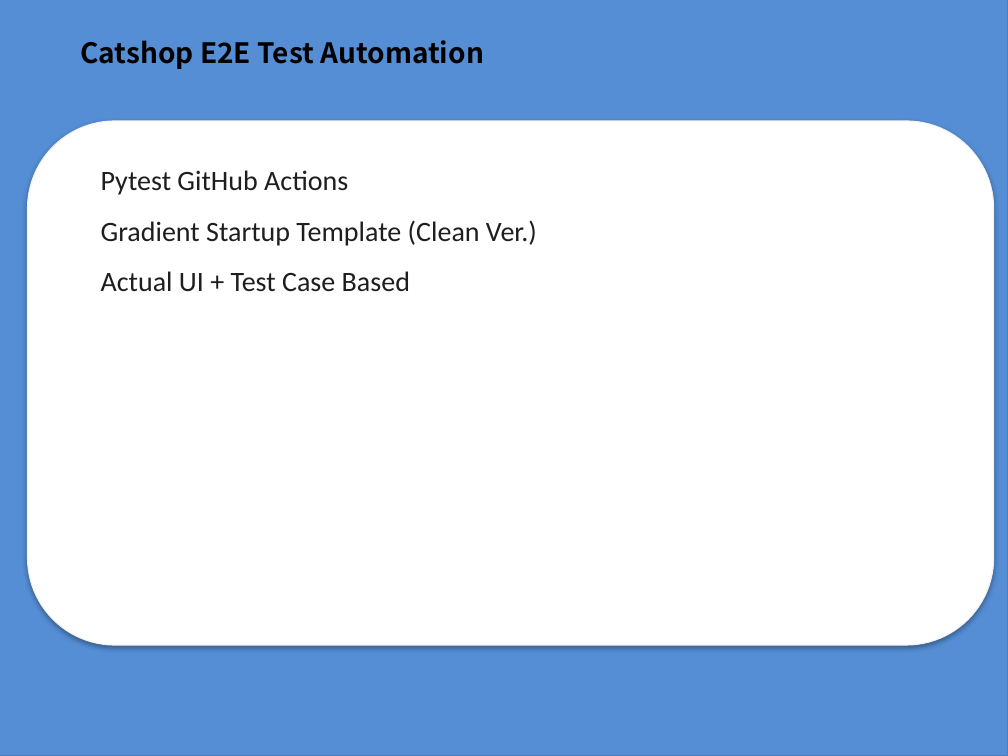
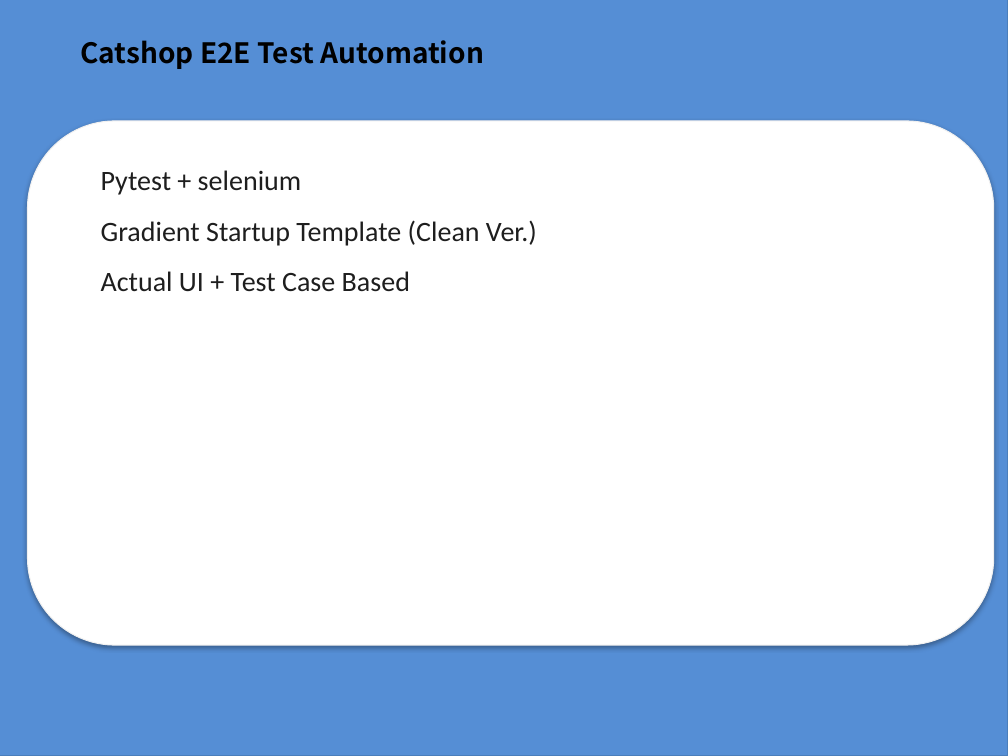
Before and after one commit to jwbaik98/project, a slide deck: slide 2 of 2조 프로젝트 과제(제작중).pptx. Drawn at 1008x756 pixels with LibreOffice and Linux fonts; fonts in the diff are those of the drawing. Boxes give left, top, right and bottom in pixels: in the first picture for what was removed or moved away, otherwise in the second. Text is boxed around its words. In the diff, an @@ line names an element or a change of style, - is before the commit and + after.

```diff
--- a/2조 프로젝트 과제(제작중).pptx
+++ b/2조 프로젝트 과제(제작중).pptx
@@ text at (x1=101, y1=170, x2=302, y2=195): text changed @@
-Pytest GitHub Actions
+Pytest + selenium
```
Also in this commit, not shown: 8 other slides changed.
